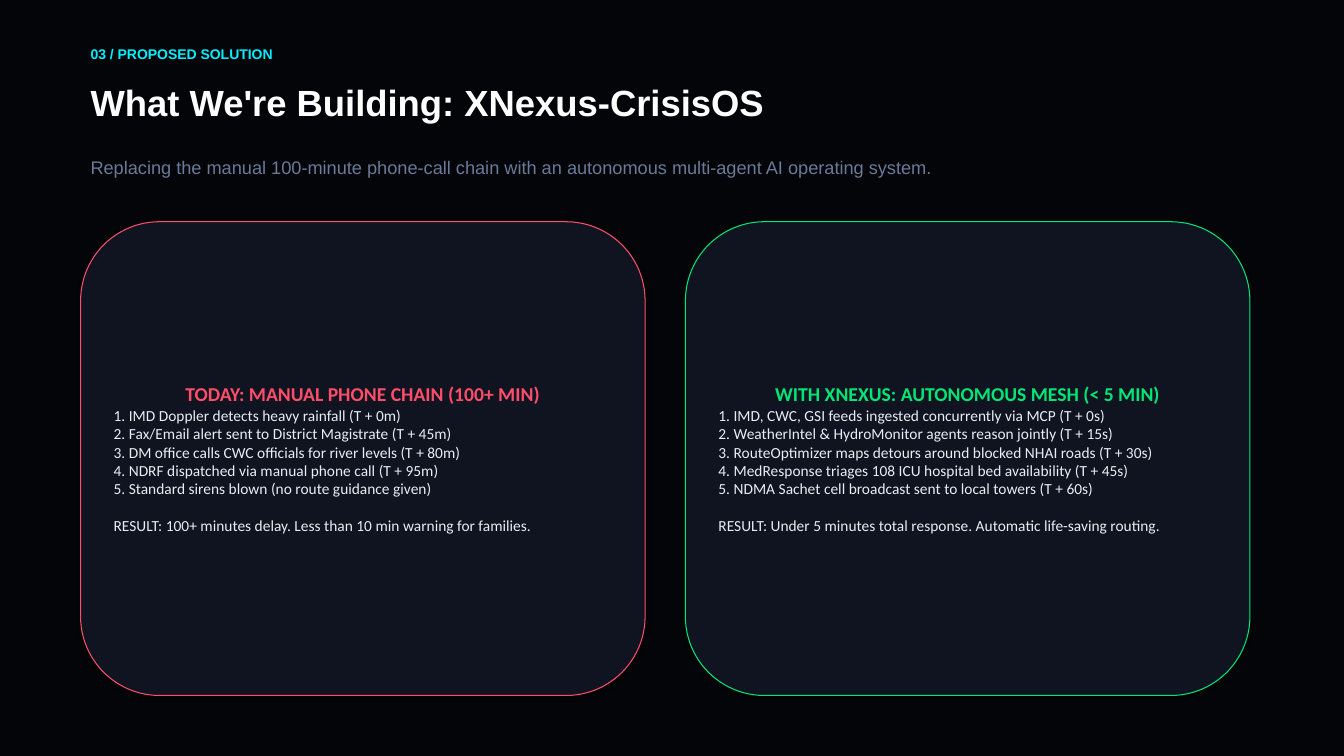
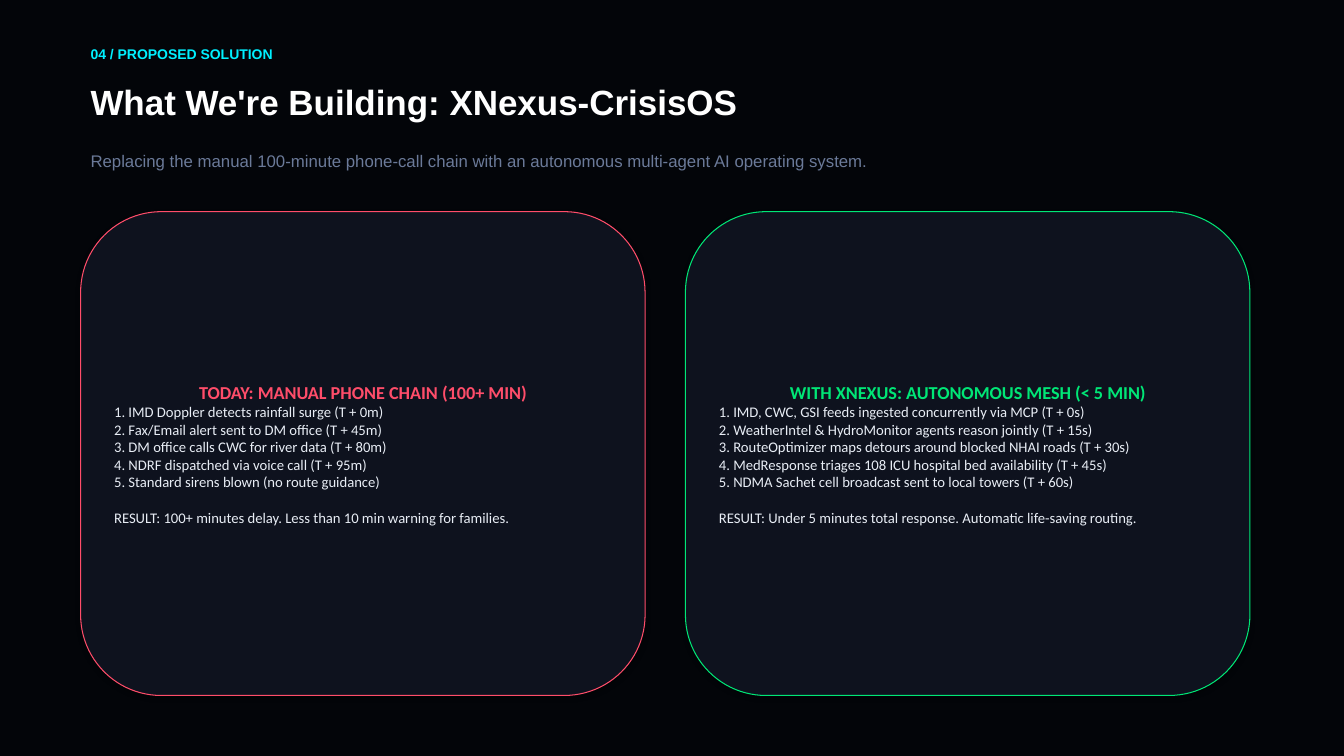
Before and after one commit to aksharsakhi/XNexus-CrisisOS, a slide deck: slide 4 of XNexus_CrisisOS_Presentation.pptx (slide 3 before the commit). Drawn at 1344x756 pixels with LibreOffice and Linux fonts; fonts in the diff are those of the drawing. Boxes give left, top, right and bottom in pixels: in the first picture for what was removed or moved away, otherwise in the second. Text is boxed around its words. In the diff, an @@ line names an element or a change of style, - is before the commit and + after.

Commit message:
Expand PowerPoint deck to Master 15-Slide presentation: added empirical metrics, mathematical formulas, FastMCP server code, LangGraph state engine code, PostGIS spatial queries, NDMA CAP XML, and historical disaster case studies

```diff
--- a/XNexus_CrisisOS_Presentation.pptx
+++ b/XNexus_CrisisOS_Presentation.pptx
@@ text at [91, 49, 273, 59]: text changed @@
-03 / PROPOSED SOLUTION
+04 / PROPOSED SOLUTION
@@ text "What We're Building: XNexus-CrisisOS" at [91, 89, 737, 122]: size 26 to 25 pt @@
@@ text "Replacing the manual 100-minute phone-call ..." at [91, 155, 867, 171]: size 13 to 12 pt @@
@@ rounded rectangle "TODAY: MANUAL PHONE CHAIN (100+ ...": place and size @@
-rounded rectangle "TODAY: MANUAL PHONE CHAIN (100+ ..." at [81, 222, 645, 696]
+rounded rectangle "TODAY: MANUAL PHONE CHAIN (100+ ..." at [81, 212, 645, 696]
@@ rounded rectangle "TODAY: MANUAL PHONE CHAIN (100+ ..." at [81, 212, 645, 696]: fill #0F1420 to #0E121E @@
@@ rounded rectangle "WITH XNEXUS: AUTONOMOUS MESH (< ...": place and size @@
-rounded rectangle "WITH XNEXUS: AUTONOMOUS MESH (< ..." at [686, 222, 1250, 696]
+rounded rectangle "WITH XNEXUS: AUTONOMOUS MESH (< ..." at [686, 212, 1250, 696]
@@ rounded rectangle "WITH XNEXUS: AUTONOMOUS MESH (< ..." at [686, 212, 1250, 696]: size 14 to 13 pt in "WITH XNEXUS: AUTONOMOUS MESH (< 5 MIN)"; size 11 to 10.5 pt; fill #0F1420 to #0E121E @@
@@ text in rounded rectangle at [114, 385, 526, 526]: size 14 to 13 pt in "TODAY: MANUAL PHONE CHAIN (100+ MIN)"; size 11 to 10.5 pt in "RESULT: 100+ minutes delay. Less than 10 ..." @@
@@ text in rounded rectangle at [114, 406, 387, 490]: text changed; size 11 to 10.5 pt @@
-1. IMD Doppler detects heavy rainfall (T + 0m)
-2. Fax/Email alert sent to District Magistrate (T + 45m)
-3. DM office calls CWC officials for river levels (T + 80m)
-4. NDRF dispatched via manual phone call (T + 95m)
-5. Standard sirens blown (no route guidance given)
+1. IMD Doppler detects rainfall surge (T + 0m)
+2. Fax/Email alert sent to DM office (T + 45m)
+3. DM office calls CWC for river data (T + 80m)
+4. NDRF dispatched via voice call (T + 95m)
+5. Standard sirens blown (no route guidance)
```
Also in this commit, not shown: 8 other slides changed, 6 slides added, 3 slides removed, 2 other files.
